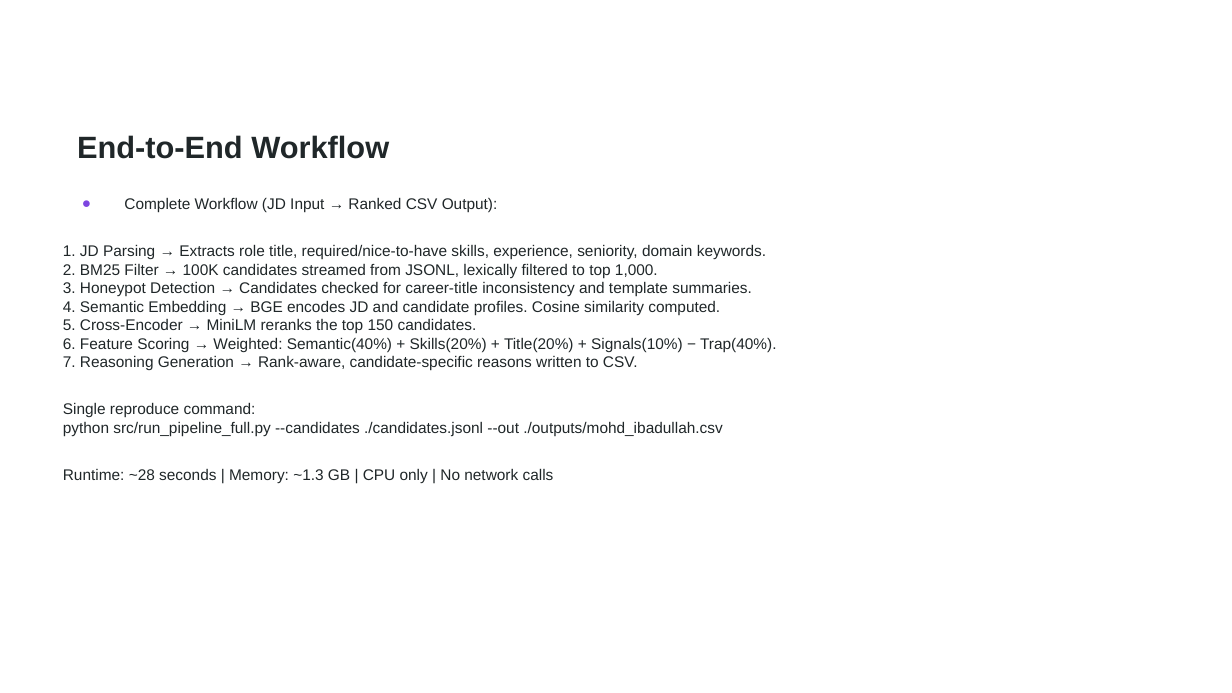
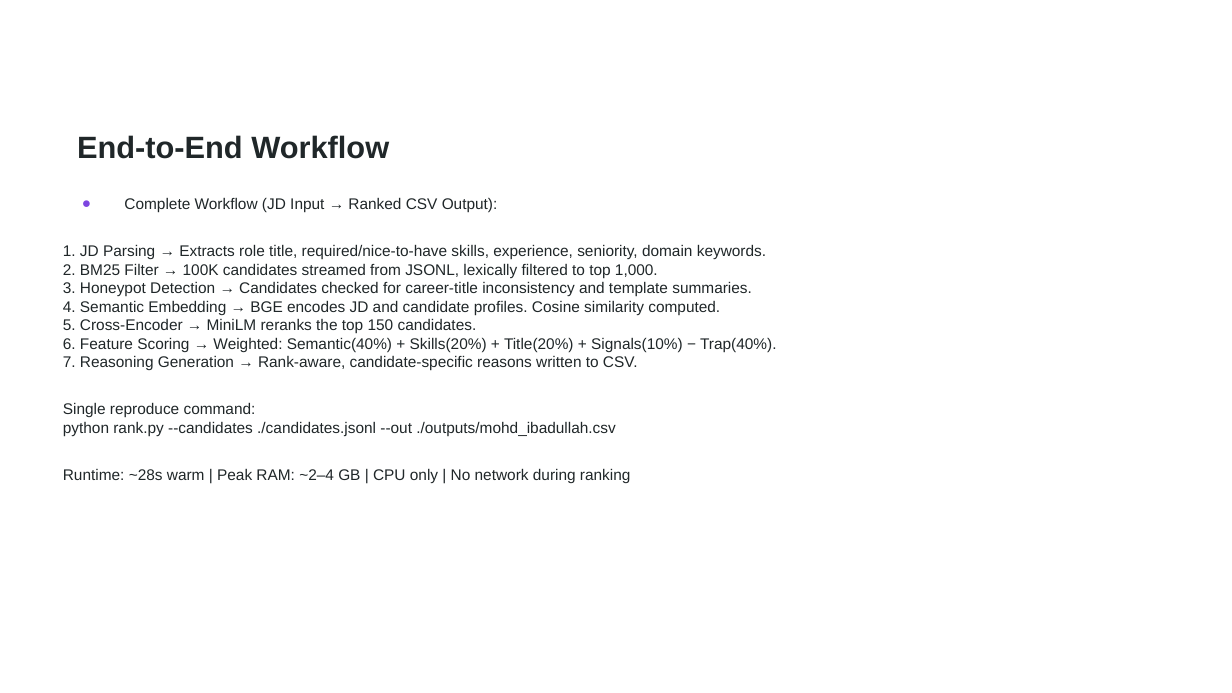
Before and after one commit to mohd-ibadullah/TalentLensAI, a slide deck: slide 6 of TalentLensAI_Submission.pptx. Drawn at 1232x693 pixels with LibreOffice and Linux fonts; fonts in the diff are those of the drawing; background and template pictures are left out. Boxes give left, top, right and bottom in pixels: in the first picture for what was removed or moved away, otherwise in the second. Text is boxed around its words. In the diff, an @@ line names an element or a change of style, - is before the commit and + after.

```diff
--- a/TalentLensAI_Submission.pptx
+++ b/TalentLensAI_Submission.pptx
@@ text at [63,421,631,483]: text changed @@
-python src/run_pipeline_full.py --candidates ./candidates.jsonl --out ./outputs/mohd_ibadullah.csv
-Runtime: ~28 seconds | Memory: ~1.3 GB | CPU only | No network calls
+python rank.py --candidates ./candidates.jsonl --out ./outputs/mohd_ibadullah.csv
+Runtime: ~28s warm | Peak RAM: ~2–4 GB | CPU only | No network during ranking
```
Also in this commit, not shown: 5 other slides changed, 3 other files.
